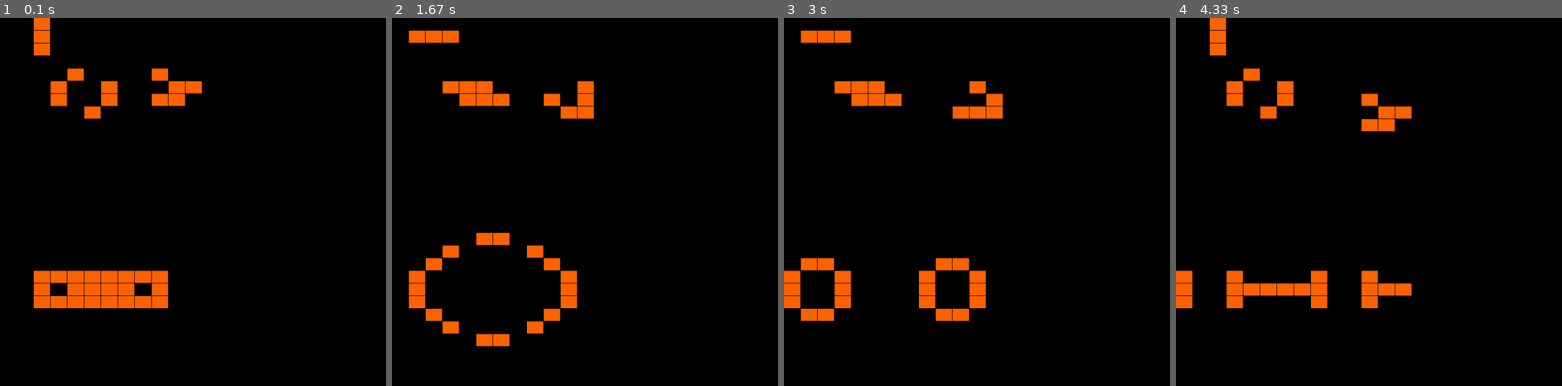
Above: before the commit, frames 1-4 (left to right).
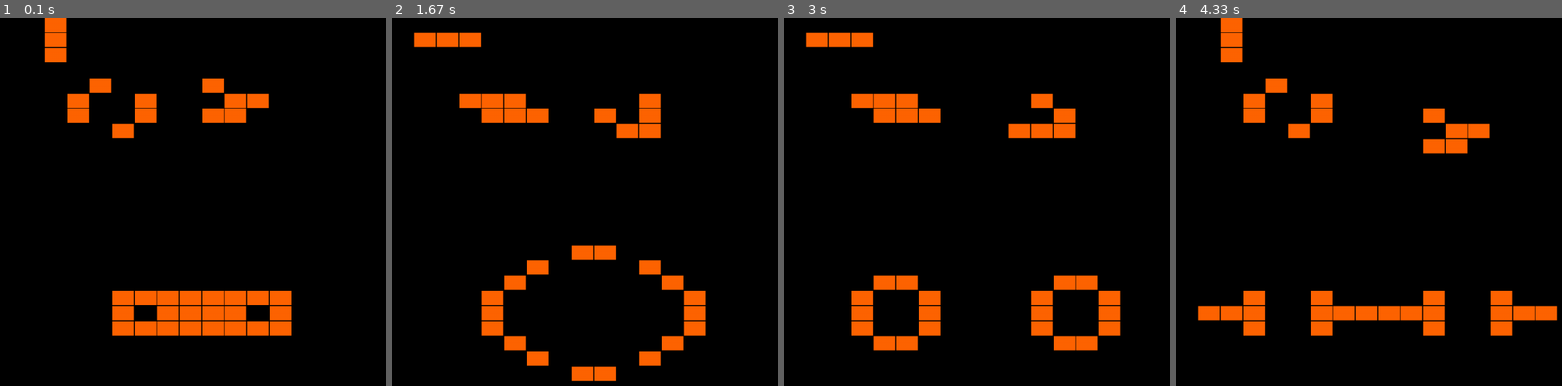
Above: after the commit, the same moments.

Repository: grzes71/PyGameOfLife
Game: pygame game, started from src/lifegame/lifegame.py
The game is run twice, just before and just after one commit, with the same random seed, the same clock (stepped at 60 frames per second) and the same inputs.
Inputs:
- Up to frame 1 (0.1 s): no input
- Up to frame 2 (1.67 s): no input
- Up to frame 3 (3 s): no input
- Up to frame 4 (4.33 s): no input

The runs differ from the first frame. In frame 1, 12% of the frame differs, in the area x 8-76%, y 0-87%; in frame 2, 11%; in frame 3, 11%; in frame 4, 12%.

Commit message:
refactoring

Diff:
--- a/src/lifegame/lifegame.py
+++ b/src/lifegame/lifegame.py
@@ -3,24 +3,24 @@
 
 CLOCK_TICK = 50
 TIME_WAIT = 500
-SIZE = (40, 30)
+SIZE = (30, 25)
 
 BOARD = {
     1: {1, 2, 3},
     4: {10},
     5: {3, 4, 5, 8, 10},
     6: {4, 5, 6, 9, 10},
-    20: {3, 8},
-    21: {1, 2, 4, 5, 6, 7, 9, 10},
-    22: {3, 8},
+    18: {6, 11},
+    19: {4, 5, 7, 8, 9, 10, 12, 13},
+    20: {6, 11},
 }
 
 
 class GameBoard:
     """GameBoard class implements game logic.
     """
-    SURROUNDING = ((-1, -1), (-1, 0), (-1, 1), (0, -1), (0, 1), (1, -1), (1, 0), (1, 1))
-    TOTAL = ((-1, -1), (-1, 0), (-1, 1), (0, -1), (0, 0), (0, 1), (1, -1), (1, 0), (1, 1))
+    SURROUNDING = [(x, y) for x in range(-1, 2) for y in range(-1, 2) if x or y]
+    TOTAL = [(x, y) for x in range(-1, 2) for y in range(-1, 2)]
 
     def __init__(self, board=None):
         self.board = board or {}
